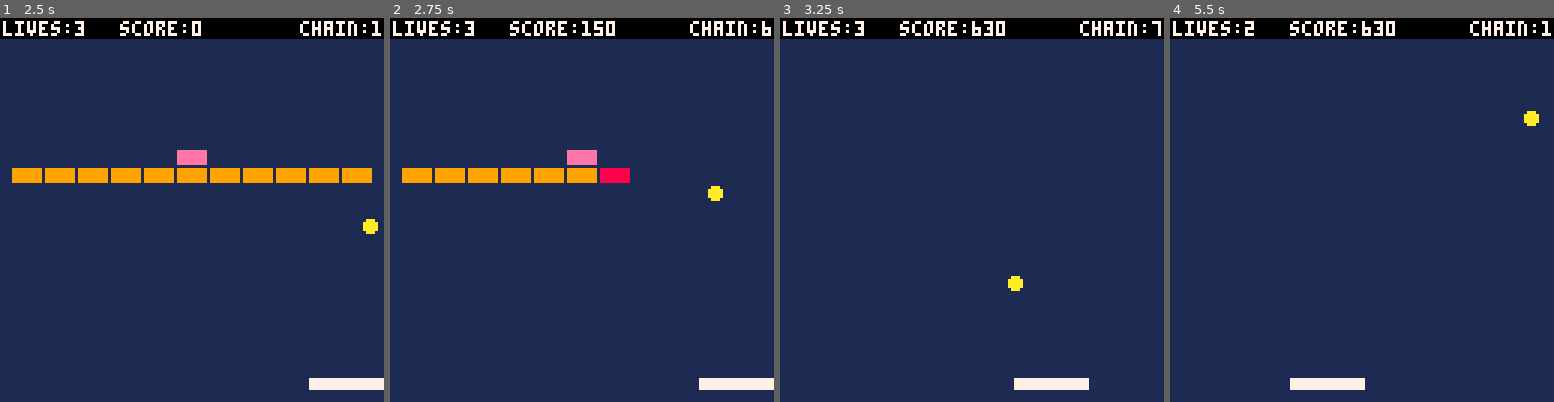
Above: before the commit, frames 1-4 (left to right).
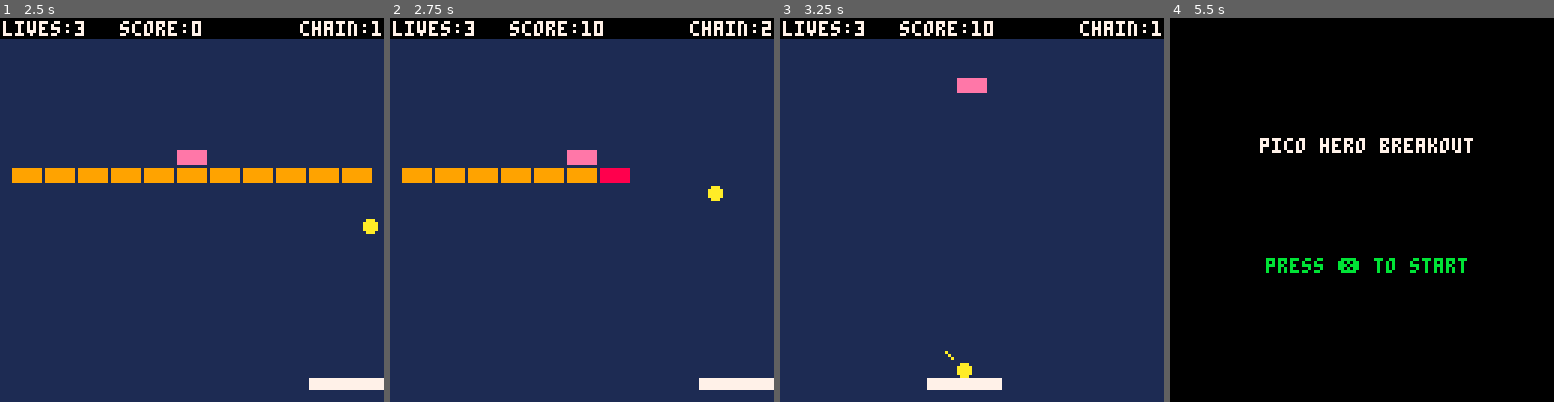
Above: after the commit, the same moments.

Repository: steka/lazydevs-pico8-breakout-hero
Game: PICO-8 cartridge hero1.p8
Same seed, same stepped clock (60 frames per second), same inputs: the game is played once before the commit and once after it.
Inputs:
- Up to frame 1 (2.5 s): tap O (Z key) at 0.7, 1.7, 2.1 s; hold Right 1.6-2.1 s; hold Right from 2.47 s (still down)
- Up to frame 2 (2.75 s): keep holding Right; tap O (Z key) at 2.5 s
- Up to frame 3 (3.25 s): tap O (Z key) at 2.9 s; release Right at 3.03 s; hold Left from 3.08 s (still down)
- Up to frame 4 (5.5 s): tap O (Z key) every 0.4 s from 3.3 to 5.3 s; release Left at 3.58 s; hold Right 4.02-4.68 s; hold Left from 5.08 s (still down)

Frame 1 is identical in both runs. In frame 2, 0.1% of the frame differs, in the area x 53-100%, y 0-5%; in frame 3, 2.0%; in frame 4, 96%, in the area x 0-100%, y 0-100%.

Commit message:
Breakout #20 - Powerup Design
https://www.youtube.com/watch?v=TvAeDUyxAvA

Diff:
--- a/hero1.p8
+++ b/hero1.p8
@@ -2,9 +2,6 @@
 version 35
 __lua__
 --goals
--- todo: explosions do not
---       trigger combos!
-
 -- 6. (powerups)
 -- 7. juicyness
 --     arrow anim
@@ -323,12 +320,7 @@
      end
     end
     brickhit=true
-    hitbrick(i)
-
-    if levelfinished() then
-     _draw()
-     levelover()
-    end
+    hitbrick(i,true)
    end
   end
   ball_x=nextx
@@ -347,15 +339,22 @@
   end
  end
 
-end
-
-function hitbrick(_i)
+ if levelfinished() then
+  _draw()
+  levelover()
+ end
+
+end
+
+function hitbrick(_i,_combo)
  if brick_t[_i]=="b" then
   sfx(2+chain)
   brick_v[_i]=false
-  points+=10*chain
-  chain+=1
-  chain=mid(1,chain,7)
+  if _combo then
+   points+=10*chain
+   chain+=1
+   chain=mid(1,chain,7)
+  end
  elseif brick_t[_i]=="i" then
   sfx(10)
  elseif brick_t[_i]=="h" then
@@ -364,16 +363,20 @@
  elseif brick_t[_i]=="p" then
   sfx(2+chain)
   brick_v[_i]=false
-  points+=10*chain
-  chain+=1
-  chain=mid(1,chain,7)
+  if _combo then
+   points+=10*chain
+   chain+=1
+   chain=mid(1,chain,7)
+  end
   --todo trigger powerup
  elseif brick_t[_i]=="s" then
   sfx(2+chain)
   brick_t[_i]="zz"
-  points+=10*chain
-  chain+=1
-  chain=mid(1,chain,7)
+  if _combo then
+   points+=10*chain
+   chain+=1
+   chain=mid(1,chain,7)
+  end
   --todo trigger powerup
  end
 end
@@ -406,7 +409,7 @@
   and abs(brick_x[j]-brick_x[_i]) <= (brick_w+2)
   and abs(brick_y[j]-brick_y[_i]) <= (brick_h+2)
   then
-   hitbrick(j)
+   hitbrick(j,false)
   end
  end
 
